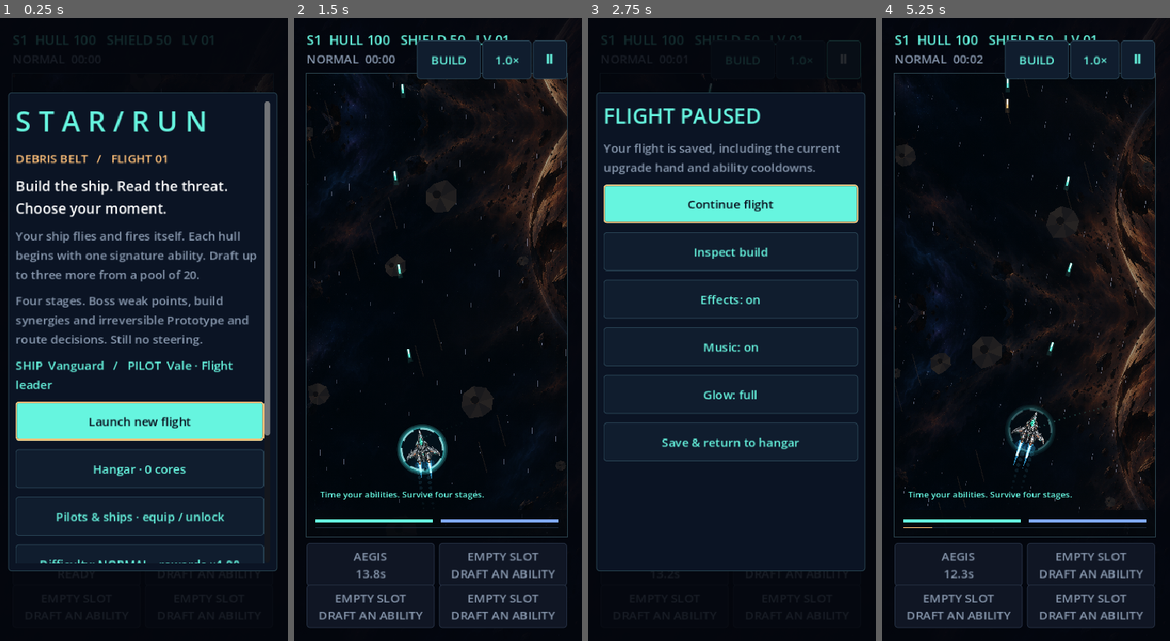
Above: before the commit, frames 1-4 (left to right).
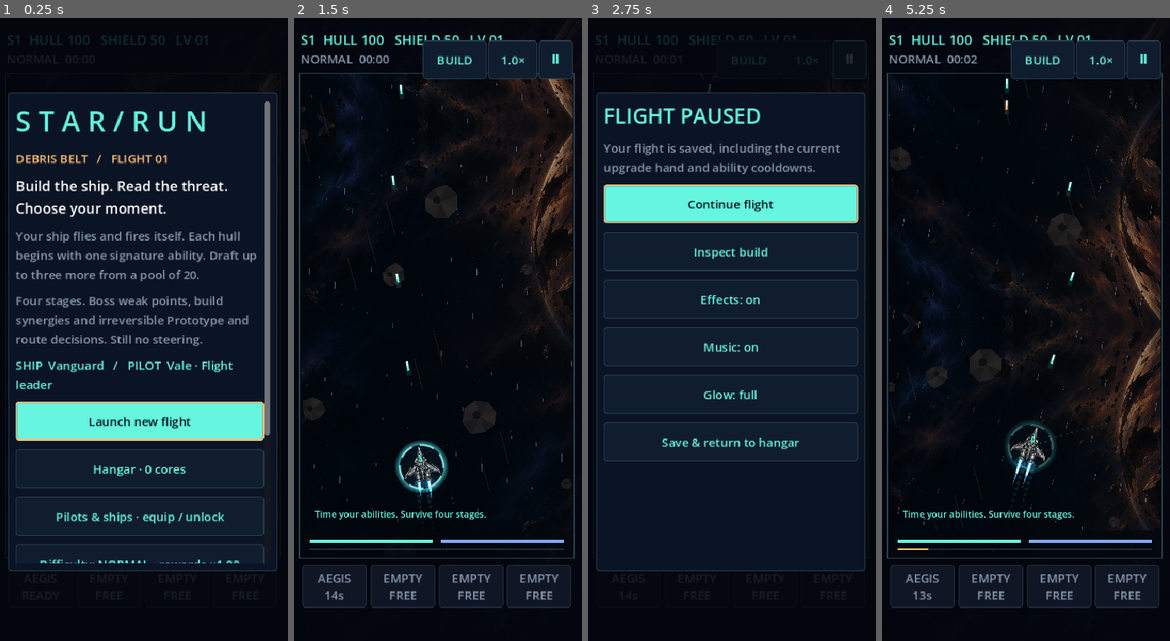
Above: after the commit, the same moments.

Repository: killjoy00/StarRun
Game: Godot game, scene res://scenes/main.tscn
Two runs of this game, one before a commit and one after it. Both use one fixed random seed, a clock stepped at 60 frames per second and the inputs below.
Inputs:
- Up to frame 1 (0.25 s): no input
- Up to frame 2 (1.5 s): click "Launch new flight" at 0.5 s; click "AEGIS READY" at 1.25 s
- Up to frame 3 (2.75 s): click "Ⅱ" at 2 s
- Up to frame 4 (5.25 s): click "Continue flight" at 2.75 s; click "BUILD" at 3.5 s; click "1.0×" at 4.25 s; click "Resume flight" at 5 s

The runs differ from the first frame. In frame 1, 0.3% of the frame differs, in the area x 2-74%, y 2-5%; in frame 2, 13%; in frame 3, 0.3%; in frame 4, 14%, in the area x 1-98%, y 2-98%.

Commit message:
ux: give phone gameplay a single row of four readable ability buttons

Diff:
--- a/scripts/main.gd
+++ b/scripts/main.gd
@@ -47,6 +47,7 @@
 var previous_warning := false
 var last_hull := 100.0
 var card_selection := 0
+var draft_page := 0
 var banner_text := ""
 var banner_clock := 0.0
 var last_sector := ""
@@ -179,7 +180,7 @@
 	var size := get_viewport_rect().size
 	old_size = size
 	root.size = size
-	var usable_height := maxf(240, size.y - 222)
+	var usable_height := maxf(240, size.y - (160 if _compact_ui() else 222))
 	scale_factor = minf((size.x - 24) / 540.0, usable_height / 960.0)
 	field = Rect2(Vector2((size.x - 540 * scale_factor) / 2, 75), Vector2(540, 960) * scale_factor)
 	clip.position = field.position
@@ -192,12 +193,12 @@
 	var compact := _compact_ui()
 	var controls_width := minf(size.x - 28, maxf(330, field.size.x))
 	var controls_x := (size.x - controls_width) / 2
-	var button_width := (controls_width - 6) / 2
+	var button_width := (controls_width - (15 if compact else 6)) / (4 if compact else 2)
 	for i in range(Catalog.ACTIVE_SLOTS):
 		var button: Button = ability_buttons[i]
-		button.position = Vector2(controls_x + (i % 2) * (button_width + 6), field.end.y + 9 + int(i / 2) * 56)
-		button.size = Vector2(button_width, 50)
-		button.custom_minimum_size.y = 50
+		button.position = Vector2(controls_x + i * (button_width + 5), field.end.y + 9) if compact else Vector2(controls_x + (i % 2) * (button_width + 6), field.end.y + 9 + int(i / 2) * 56)
+		button.size = Vector2(button_width, 54 if compact else 50)
+		button.custom_minimum_size.y = 54 if compact else 50
 		button.add_theme_font_size_override("font_size", _text_size(12))
 		button.get_child(0).visible = not compact # On narrow screens the badges overlap button text.
 		button.add_theme_stylebox_override("normal", _style(CYAN if i == 0 else Color("111e30"), CYAN if i == 0 else Color("354557")))
@@ -493,6 +494,10 @@
 	queue_redraw()
 	world.queue_redraw()
 
+func _short_ability_name(id: String) -> String:
+	var names := {"overdrive":"DRIVE", "capacitor":"CHARGE", "deflector":"DEFLECT", "barrage":"ROCKETS", "barrier":"BARRIER", "salvage":"SALVAGE", "overload":"OVERLOAD", "repair_matrix":"REPAIR", "nova_aegis":"NOVA SHD", "railstorm":"RAILSTORM", "stasis_lock":"TIME LOCK", "missile_grid":"MISSILES", "scrap_converter":"SCRAP", "prism_focus":"PRISM", "reflective_wall":"REFLECT", "ghost_signal":"GHOST", "reactor_surge":"SURGE", "strike":"RAIL", "reboot":"REBOOT", "siphon":"SIPHON", "focus":"FOCUS", "flak":"FLAK", "chrono":"CHRONO", "jammer":"JAMMER", "decoy":"DECOY", "aegis":"AEGIS", "mend":"REPAIR", "emp":"EMP", "nova":"NOVA", "prism":"PRISM"}
+	return str(names.get(id, sim.content.abilities[id].name.to_upper())).left(9)
+
 func _update_hud() -> void:
 	hud.text = "S%d  HULL %03d   SHIELD %02d   LV %02d" % [sim.stage, sim.hull, sim.shield, sim.level]
 	var seconds := int(sim.time - sim.stage_start)
@@ -503,8 +508,8 @@
 		var id: String = str(sim.active_slots[i]) if occupied else ""
 		var cooldown: float = float(sim.cooldowns.get(id, 0.0))
 		var learned: bool = occupied and int(sim.upgrades.get(id, 0)) > 0
-		var title: String = sim.content.abilities[id].name.to_upper() if occupied else "EMPTY SLOT"
-		var status_text := ("%.1fs" % cooldown if cooldown > 0 else "READY") if learned else "DRAFT AN ABILITY"
+		var title: String = _short_ability_name(id) if occupied and _compact_ui() else (sim.content.abilities[id].name.to_upper() if occupied else "EMPTY")
+		var status_text := ("%.0fs" % ceilf(cooldown) if cooldown > 0 else "READY") if learned and _compact_ui() else (("%.1fs" % cooldown if cooldown > 0 else "READY") if learned else ("FREE" if _compact_ui() else "DRAFT AN ABILITY"))
 		button.text = ("%s\n%s" % [title, status_text]) if _compact_ui() else ("%d  %s\n%s" % [i + 1, title, status_text])
 		button.disabled = mode != "playing" or cooldown > 0 or not learned
 		button.tooltip_text = (sim.content.abilities[id].name + " · Level %d" % sim.upgrades[id]) if learned else "Install an active ability in an upgrade draft"
